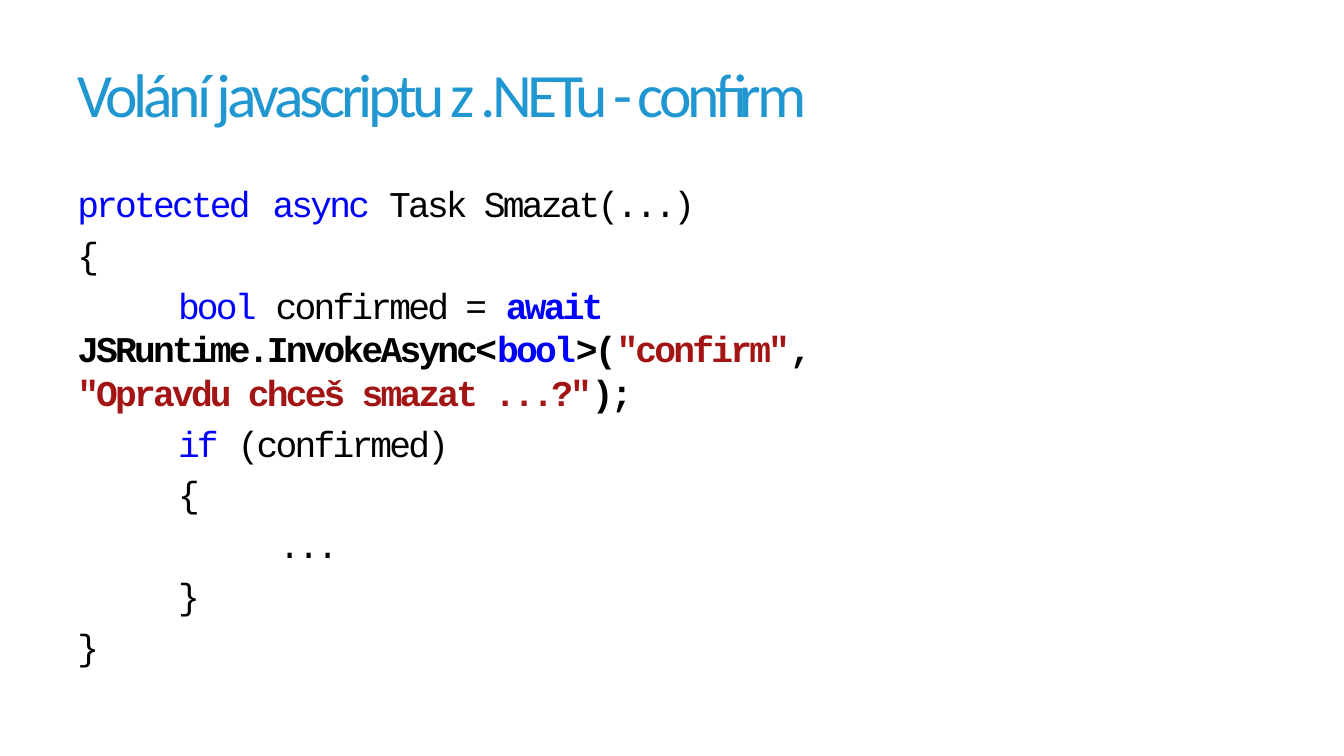
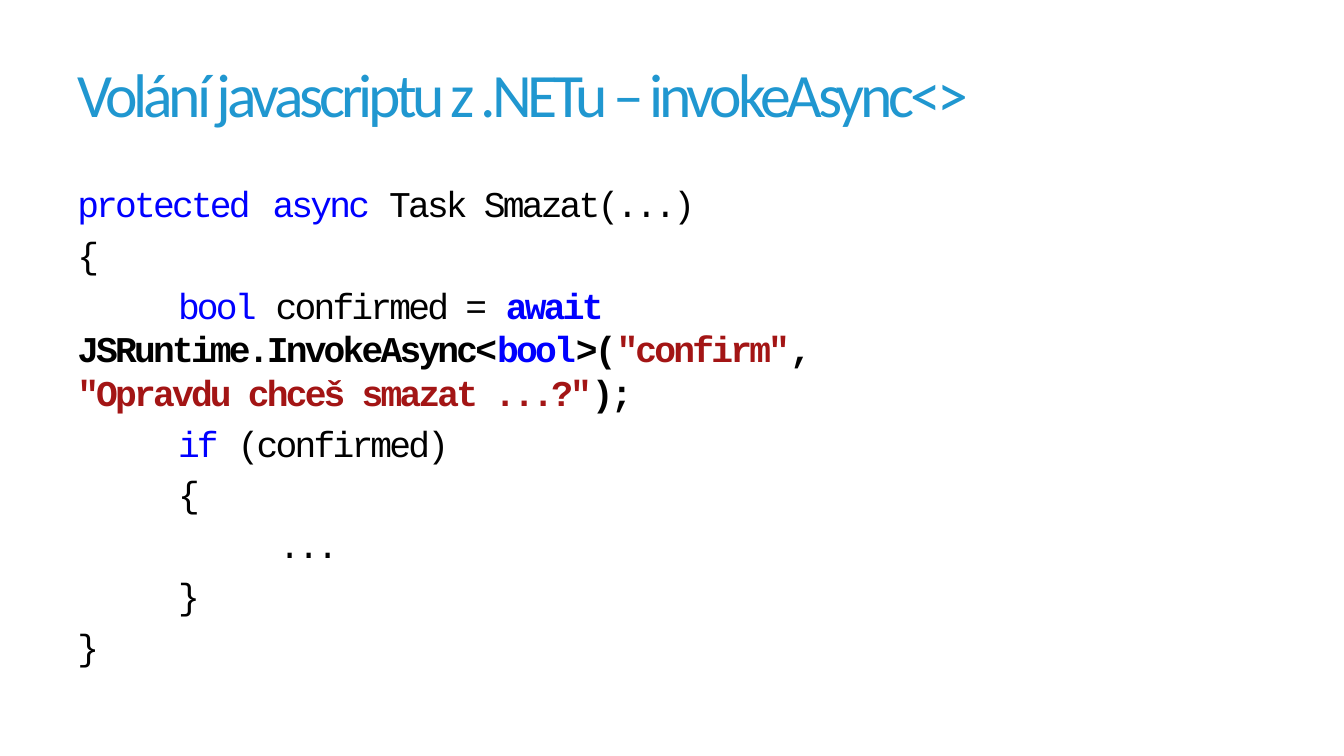
Before and after one commit to jirikanda/BlazorDemos, a slide deck: slide 5 of Presentation/05 - Blazor - Javascript Interop.pptx. Drawn at 1344x756 pixels with LibreOffice and Linux fonts; fonts in the diff are those of the drawing; background and template pictures are left out. Boxes give left, top, right and bottom in pixels: in the first picture for what was removed or moved away, otherwise in the second. Text is boxed around its words. In the diff, an @@ line names an element or a change of style, - is before the commit and + after.

```diff
--- a/Presentation/05 - Blazor - Javascript Interop.pptx
+++ b/Presentation/05 - Blazor - Javascript Interop.pptx
@@ title at (77,74,968,128): text changed @@
-Volání javascriptu z .NETu - confirm
+Volání javascriptu z .NETu – invokeAsync<>
```
Also in this commit, not shown: 4 other slides changed, 2 slides added, 29 other files.
